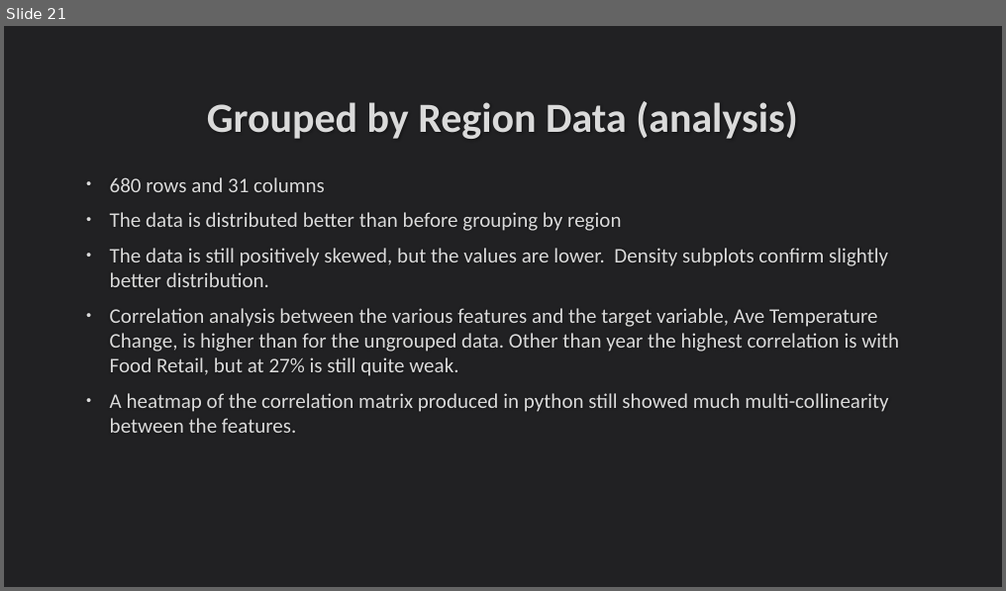
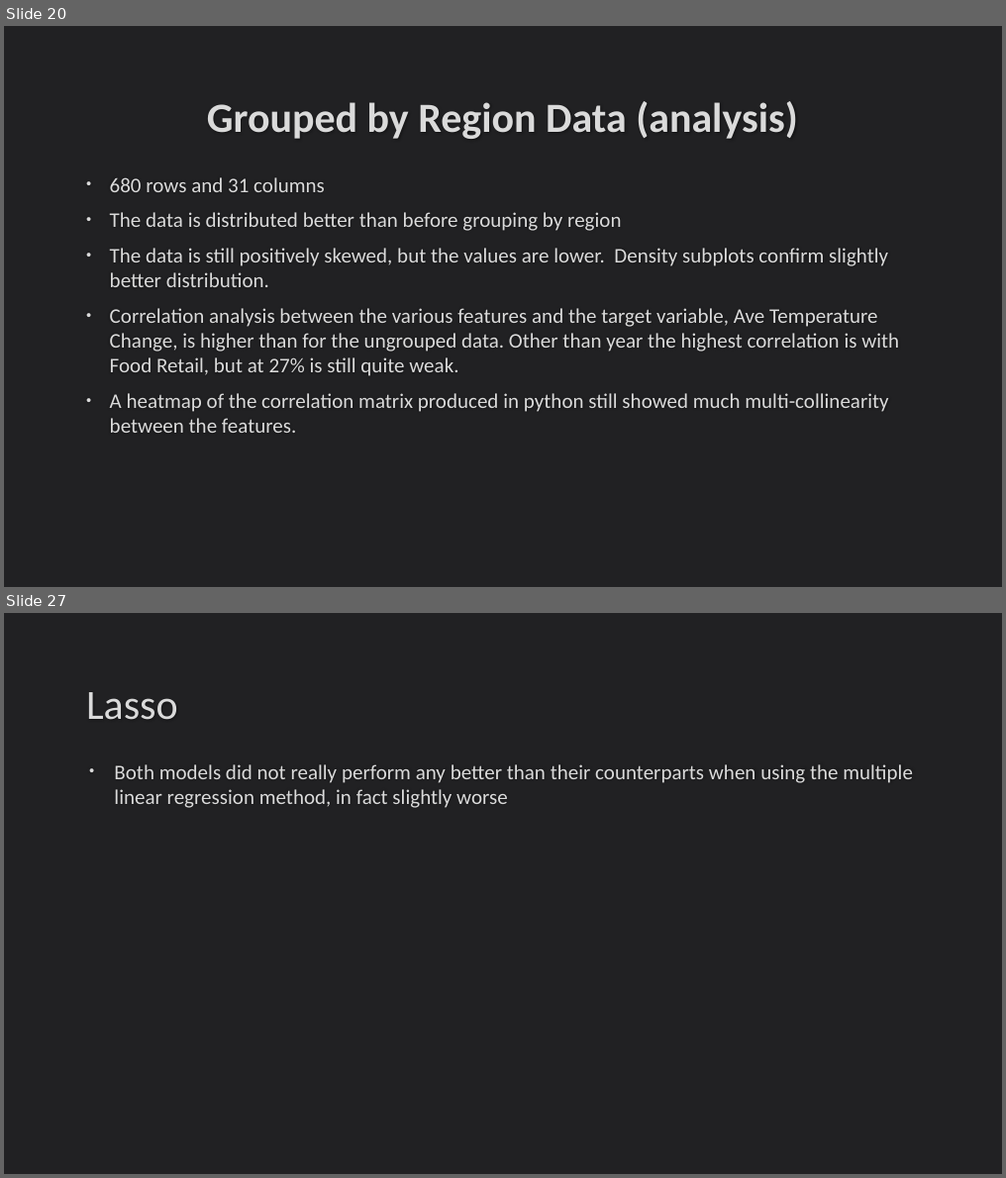
Before and after one commit to DavidFHarrison/2403PTDS_Regression_DH, a slide deck: Regression Project – PTDS 2403.pptx. Shown one above the other, each under a label of ours: slide 21 before the commit, slides 20 and 27 after it; the slides between them are not shown. The pictures are 1006x591 and 1006x1178 pixels, drawn with LibreOffice and Linux fonts; fonts in the diff are those of the drawing. Boxes give left, top, right and bottom in pixels: in the first picture for what was removed or moved away, otherwise in the second. Text is boxed around its words. In the diff, an @@ line names an element or a change of style, - is before the commit and + after.

```diff
--- a/Regression Project – PTDS 2403.pptx
+++ b/Regression Project – PTDS 2403.pptx
@@ slide 27 added at [4,613,1002,1174], background #212123 @@
@@ title added at [86,692,178,720], 40 pt, text #DADADA @@
+Lasso
@@ text added at [114,764,913,808], 20 pt, text #DADADA @@
+• Both models did not really perform any better than their counterparts when using the multiple linear regression method, in fact slightly worse
@@ what was slide 21 is now slide 20 @@
```
Also in this commit, not shown: 7 slides changed, 11 other slides added, 7 slides removed, 2 other files.
